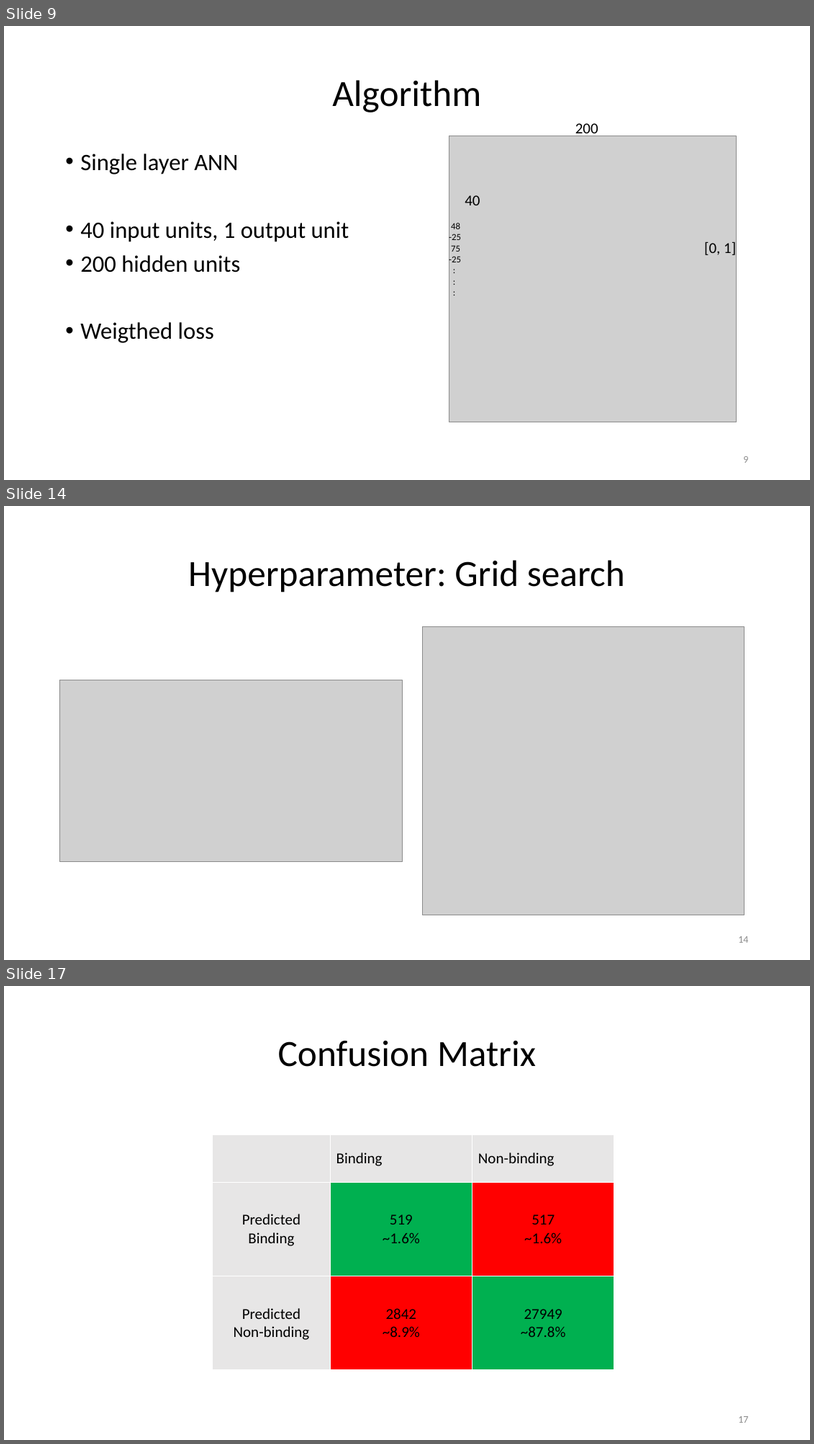
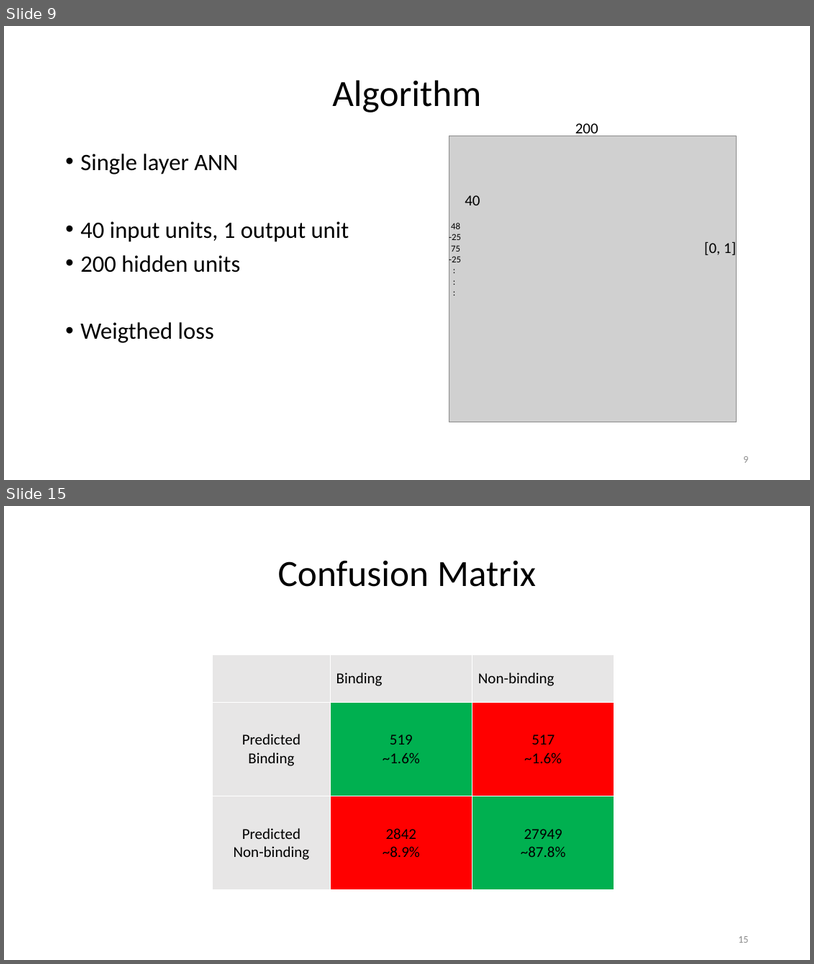
Before and after one commit to paulhager/ProteinPrediction1, a slide deck: BLOSUMscoresComparedToSingleSNAPscores.pptx. Shown one above the other, each under a label of ours: slides 9, 14 and 17 before the commit, slides 9 and 15 after it; the slides between them are not shown. The pictures are 814x1444 and 814x964 pixels, drawn with LibreOffice and Linux fonts; fonts in the diff are those of the drawing; grey boxes stand for pictures; background and template pictures are left out. Boxes give left, top, right and bottom in pixels: in the first picture for what was removed or moved away, otherwise in the second. Text is boxed around its words. In the diff, an @@ line names an element or a change of style, - is before the commit and + after.

```diff
--- a/BLOSUMscoresComparedToSingleSNAPscores.pptx
+++ b/BLOSUMscoresComparedToSingleSNAPscores.pptx
@@ slide 14 removed at [4,506,810,960], background #FFFFFF @@
@@ title removed at [188,560,625,592] @@
-Hyperparameter: Grid search
@@ picture removed at [422,627,744,915] @@
@@ picture removed at [59,680,403,862] @@
@@ page number removed at [738,936,748,942] @@
-14
@@ what was slide 17 is now slide 15 @@
@@ page number at [738,936,748,942]: text changed @@
-17
+15
```
Also in this commit, not shown: 3 slides changed, 3 slides added, 4 other slides removed, 1 other file.
